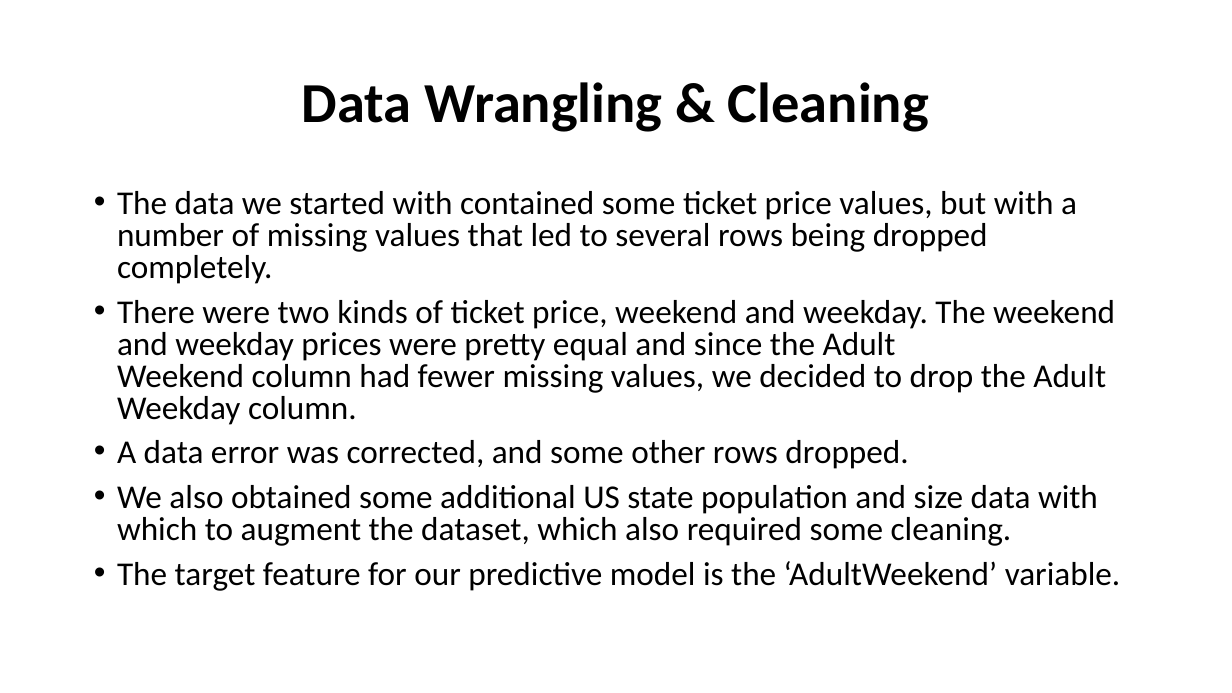
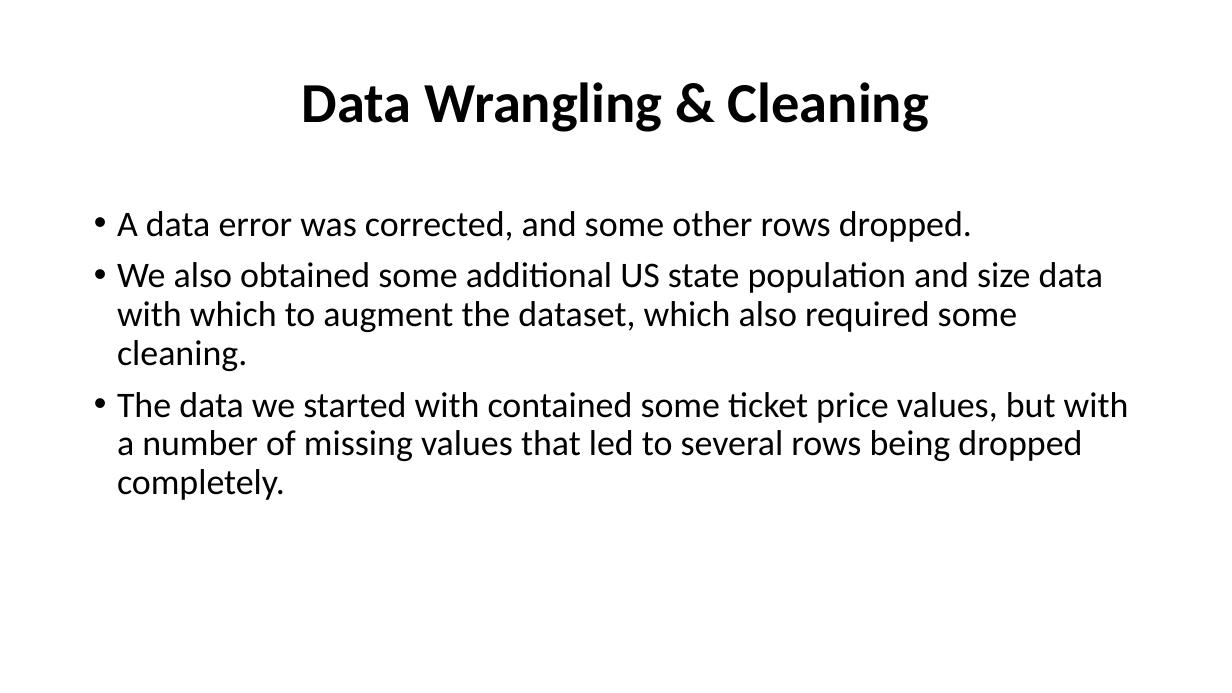
Before and after one commit to reneeylewis/Springboard-Projects, a slide deck: slide 3 of GuidedCapstone - Ski Resort/Step Seven - Slide Deck/Guided Capstone Slide Deck.pptx. Drawn at 1232x693 pixels with LibreOffice and Linux fonts; fonts in the diff are those of the drawing. Boxes give left, top, right and bottom in pixels: in the first picture for what was removed or moved away, otherwise in the second. Text is boxed around its words. In the diff, an @@ line names an element or a change of style, - is before the commit and + after.

```diff
--- a/GuidedCapstone - Ski Resort/Step Seven - Slide Deck/Guided Capstone Slide Deck.pptx
+++ b/GuidedCapstone - Ski Resort/Step Seven - Slide Deck/Guided Capstone Slide Deck.pptx
@@ text "A data error was corrected, ..." moved from (x1=117, y1=191, x2=1121, y2=591) to (x1=117, y1=211, x2=1129, y2=500) @@
@@ text at (x1=117, y1=191, x2=1115, y2=425): paragraphs removed @@
-• The data we started with contained some ticket price values, but with a number of missing values that led to several rows being dropped completely.
-• There were two kinds of ticket price, weekend and weekday. The weekend and weekday prices were pretty equal and since the Adult Weekend column had fewer missing values, we decided to drop the Adult Weekday column.
@@ text at (x1=117, y1=211, x2=1104, y2=371): size 25.9 to 28 pt in "A data error was corrected, and some ...", "We also obtained some additional US state ..."; line spacing 0.8 to 0.9 @@
@@ text at (x1=117, y1=392, x2=1129, y2=500): text changed; size 25.9 to 28 pt @@
-• The target feature for our predictive model is the ‘AdultWeekend’ variable.
+• The data we started with contained some ticket price values, but with a number of missing values that led to several rows being dropped completely.
```
Also in this commit, not shown: 5 other slides changed, 3 slides added, 1 other file.
